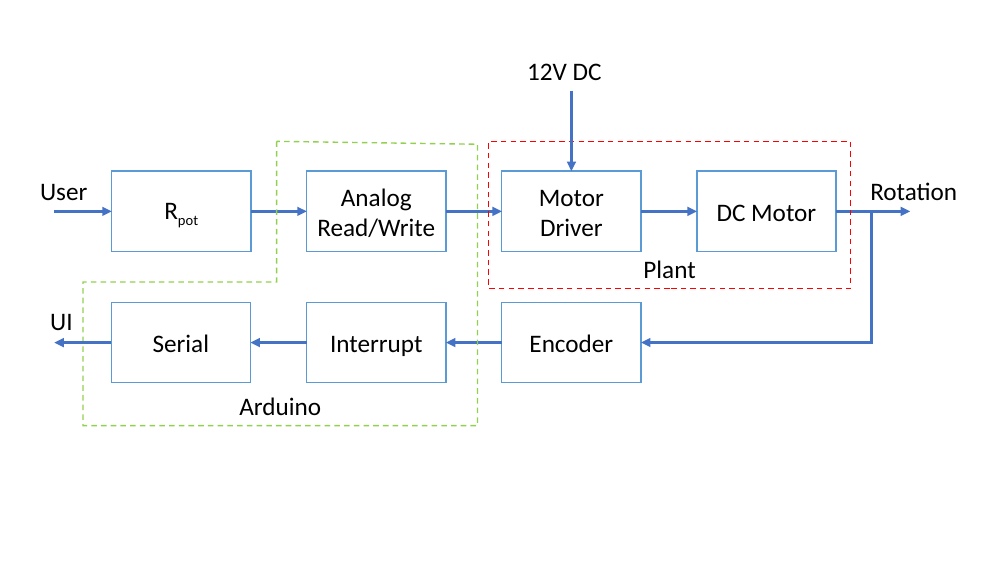
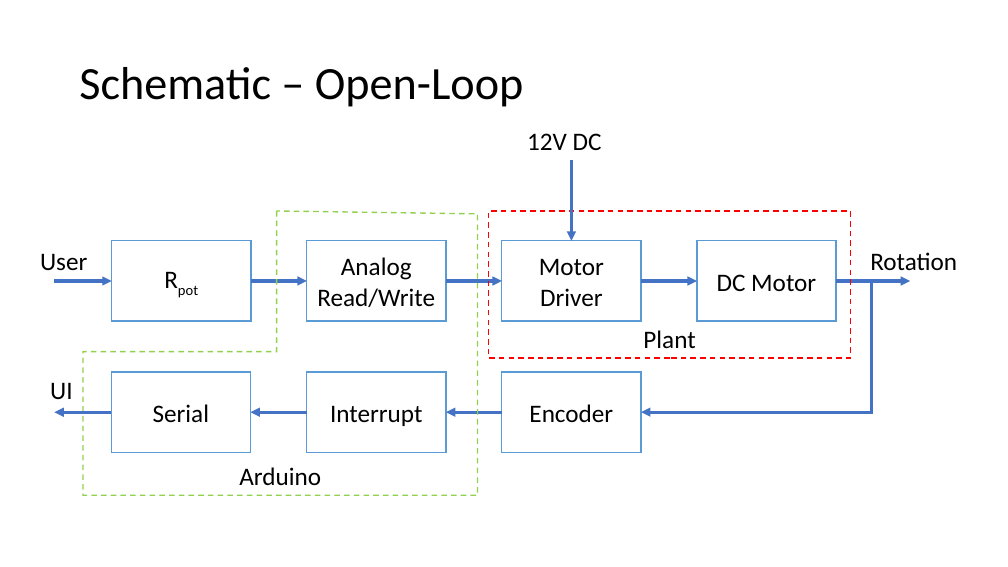
Before and after one commit to AnielShri/Simple-Arduino-PID, a slide deck: slide 3 of Overview.pptx (slide 2 before the commit). Drawn at 1008x567 pixels with LibreOffice and Linux fonts; fonts in the diff are those of the drawing. Boxes give left, top, right and bottom in pixels: in the first picture for what was removed or moved away, otherwise in the second. Text is boxed around its words. In the diff, an @@ line names an element or a change of style, - is before the commit and + after.

```diff
--- a/Overview.pptx
+++ b/Overview.pptx
@@ title added at [79, 67, 524, 107], 33 pt, text #000000 @@
+Schematic – Open-Loop
@@ 9 arrows, 8 rectangles, 4 texts, 1 freeform shape, 1 elbow arrow: place and size @@
-9 arrows, 8 rectangles, 4 texts, 1 freeform shape, 1 elbow arrow at [40, 63, 957, 425]
+9 arrows, 8 rectangles, 4 texts, 1 freeform shape, 1 elbow arrow at [40, 133, 957, 495]
```
Also in this commit, not shown: 3 other slides changed, 1 slide added, 1 other file.
